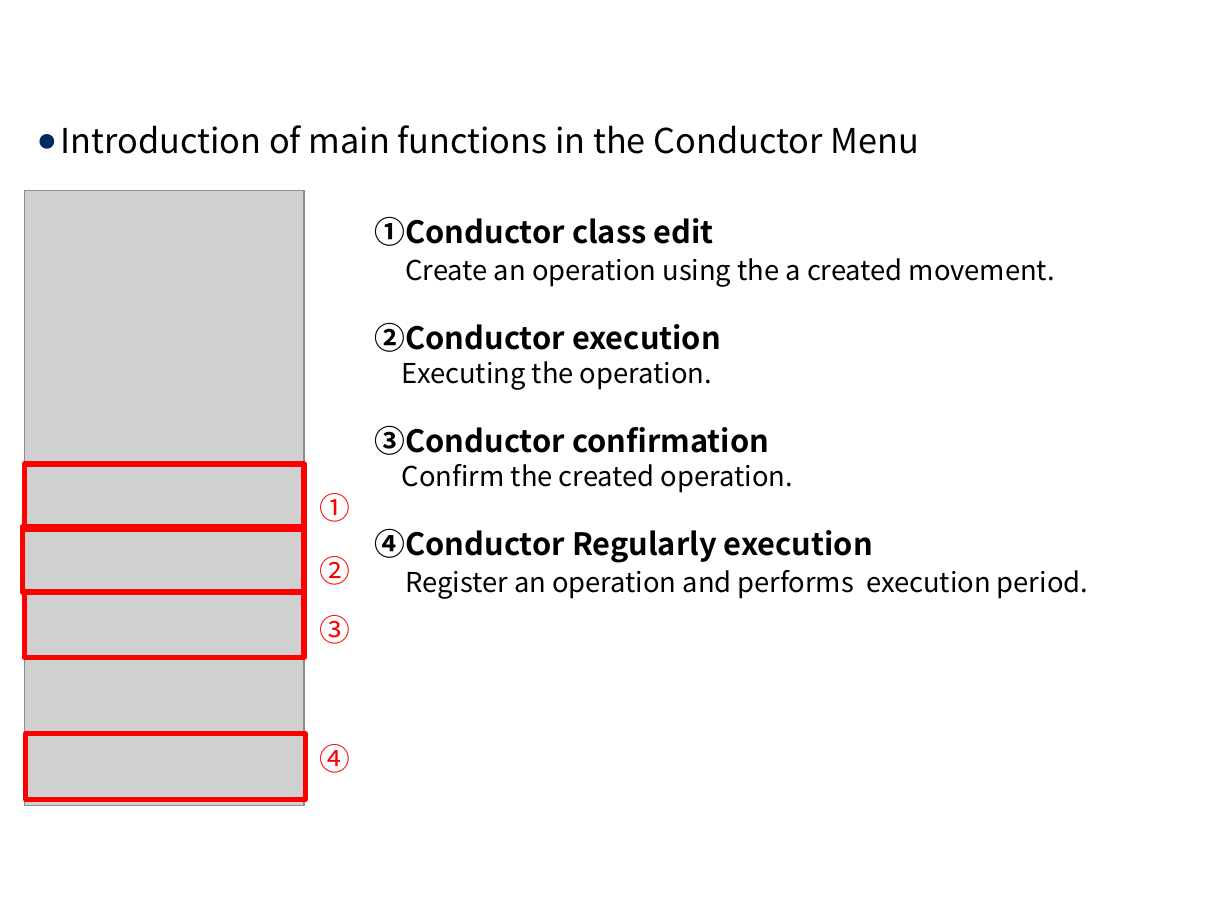
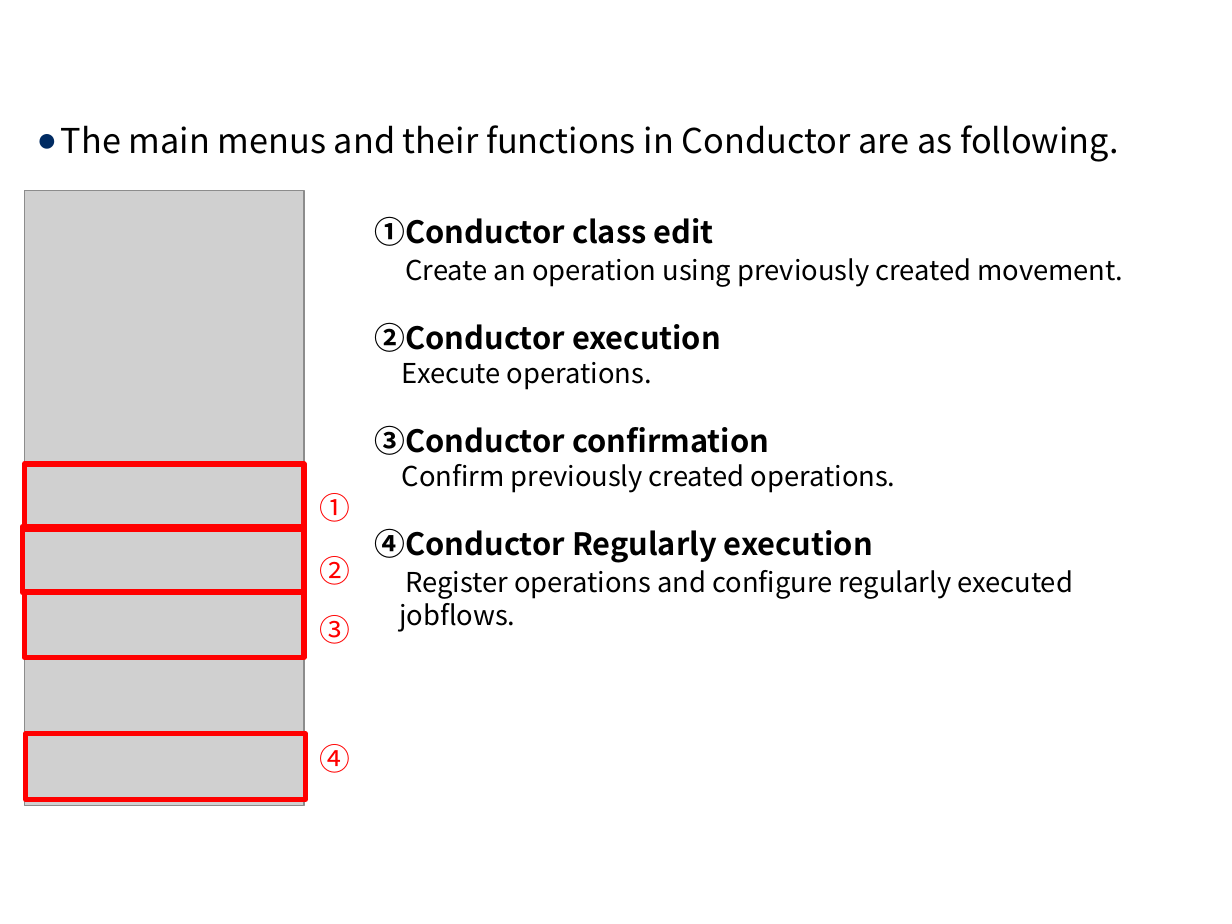
Before and after one commit to exastro-suite/it-automation-docs, a slide deck: slide 8 of asset/Learn/ITA-Conductor.pptx. Drawn at 1232x924 pixels with LibreOffice and Linux fonts; fonts in the diff are those of the drawing; grey boxes stand for pictures; background and template pictures are left out. Boxes give left, top, right and bottom in pixels: in the first picture for what was removed or moved away, otherwise in the second. Text is boxed around its words. In the diff, an @@ line names an element or a change of style, - is before the commit and + after.

```diff
--- a/asset/Learn/ITA-Conductor.pptx
+++ b/asset/Learn/ITA-Conductor.pptx
@@ text at bbox=[61, 125, 1118, 162]: text changed @@
-● Introduction of main functions in the Conductor Menu
+● The main menus and their functions in Conductor are as following.
@@ text at bbox=[375, 216, 1123, 287]: text changed @@
-①Conductor class edit
-Create an operation using the a created movement.
+①Conductor class edit
+Create an operation using previously created movement.
@@ text at bbox=[375, 362, 1073, 632]: text changed @@
-Executing the operation.
-③Conductor confirmation
-Confirm the created operation.
-④Conductor Regularly execution
-Register an operation and performs execution period.
+Execute operations.
+③Conductor confirmation
+Confirm previously created operations.
+④Conductor Regularly execution
+Register operations and configure regularly executed
+jobflows.
```
Also in this commit, not shown: 15 other slides changed, 1 slide added, 1 other file.
